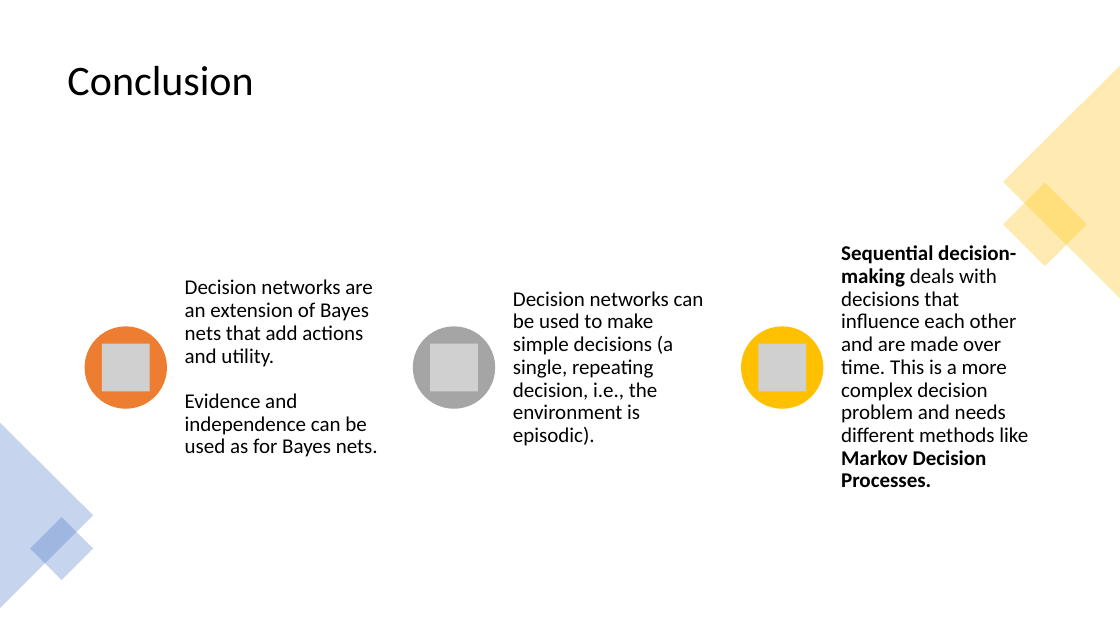
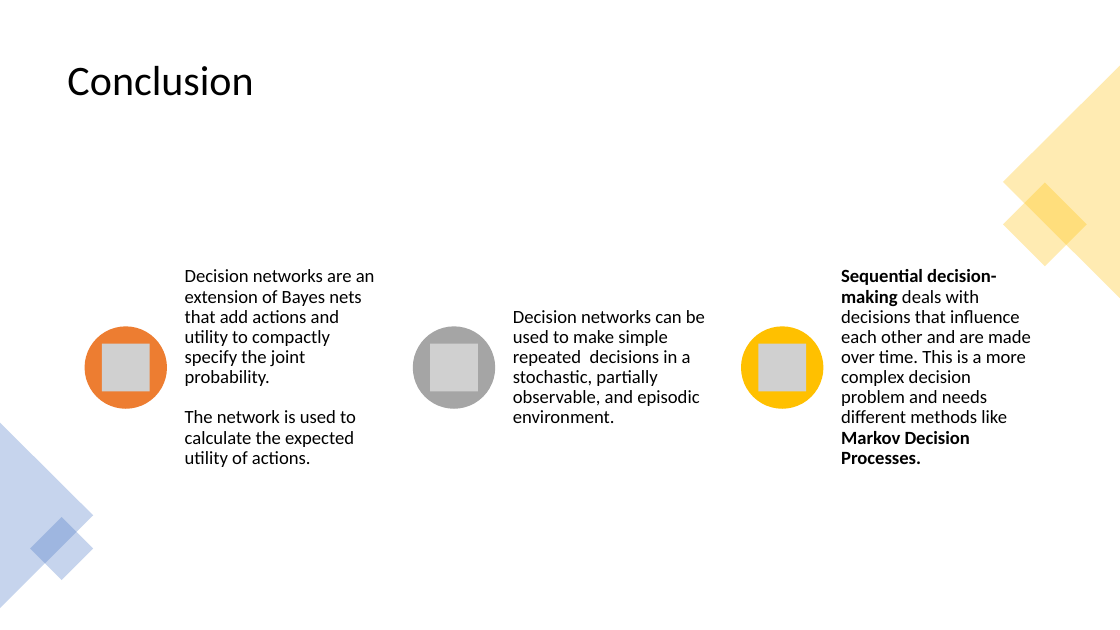
Before and after one commit to mhahsler/CS7320-AI, a slide deck: slide 15 of slides/16_decision_making.pptx. Drawn at 1120x630 pixels with LibreOffice and Linux fonts; fonts in the diff are those of the drawing; grey boxes stand for pictures. Boxes give left, top, right and bottom in pixels: in the first picture for what was removed or moved away, otherwise in the second. Text is boxed around its words. In the diff, an @@ line names an element or a change of style, - is before the commit and + after.

```diff
--- a/slides/16_decision_making.pptx
+++ b/slides/16_decision_making.pptx
@@ text at bbox=[185, 269, 375, 467]: text changed; size 18 to 16 pt @@
-Decision networks are an extension of Bayes nets that add actions and utility.
-Evidence and independence can be used as for Bayes nets.
+Decision networks are an extension of Bayes nets that add actions and utility to compactly specify the joint probability.
+The network is used to calculate the expected utility of actions.
@@ text "Sequential decision-making deals with decisions ..." at bbox=[841, 269, 1031, 464]: size 18 to 16 pt @@
@@ text at bbox=[513, 310, 705, 423]: text changed; size 18 to 16 pt @@
-Decision networks can be used to make simple decisions (a single, repeating decision, i.e., the environment is episodic).
+Decision networks can be used to make simple repeated decisions in a stochastic, partially observable, and episodic environment.
```
Also in this commit, not shown: 9 other slides changed, 1 other file.
